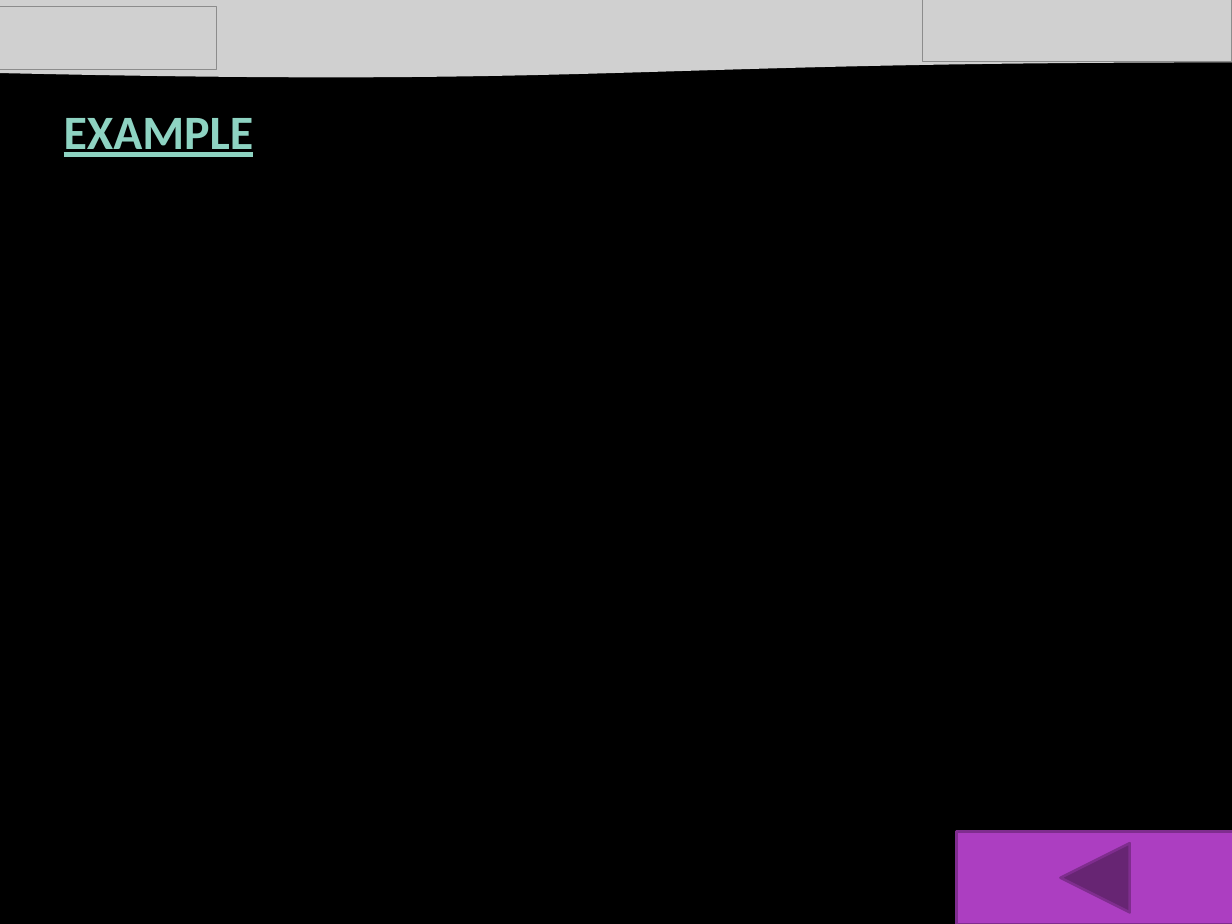
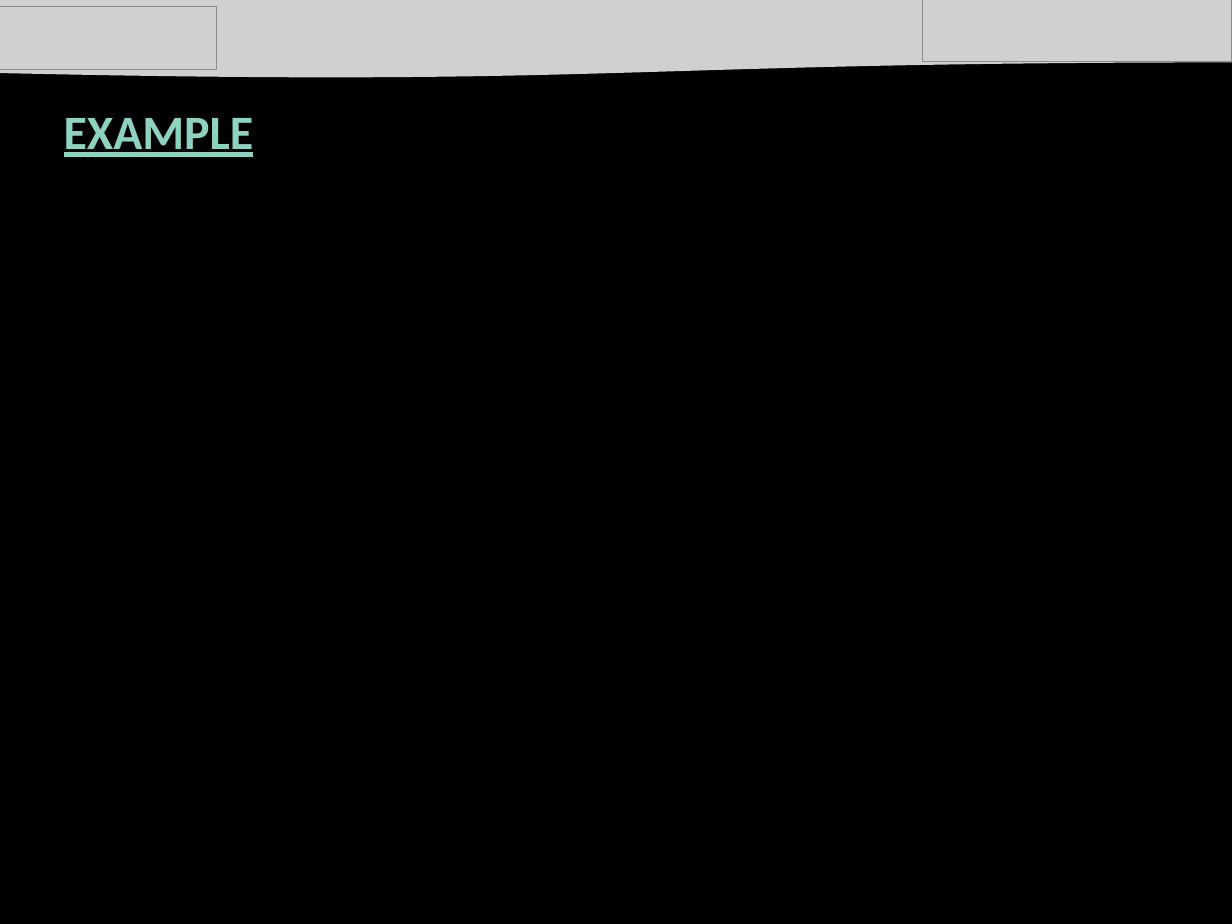
Before and after one commit to dimparis/computer-product-suggestion, a slide deck: slide 5 of slides/String Compare.pptx. Drawn at 1232x924 pixels with LibreOffice and Linux fonts; fonts in the diff are those of the drawing; grey boxes stand for pictures; background and template pictures are left out. Boxes give left, top, right and bottom in pixels: in the first picture for what was removed or moved away, otherwise in the second. Text is boxed around its words. In the diff, an @@ line names an element or a change of style, - is before the commit and + after.

```diff
--- a/slides/String Compare.pptx
+++ b/slides/String Compare.pptx
@@ action button back previous removed at [956,832,1232,924] @@
```
